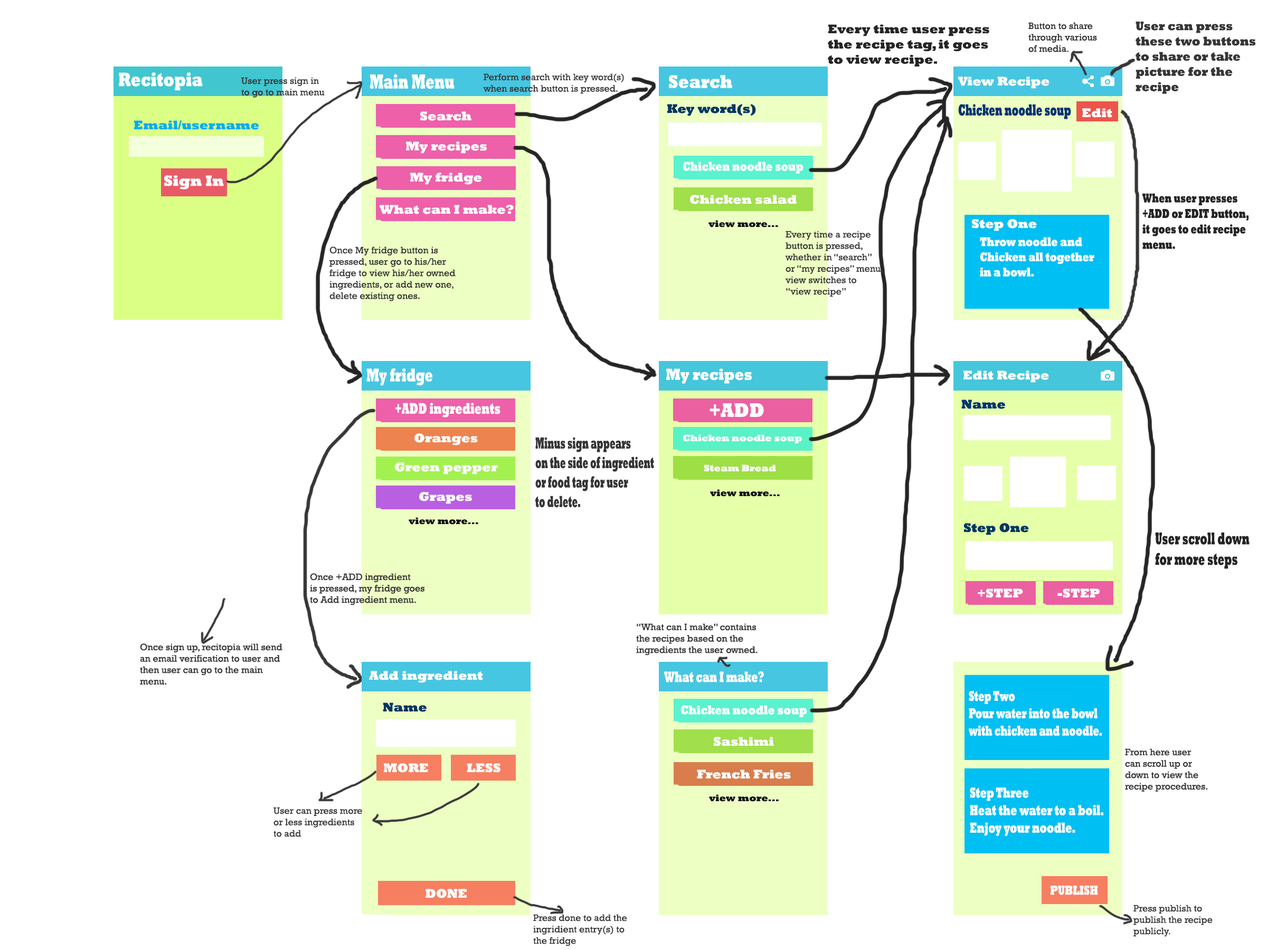
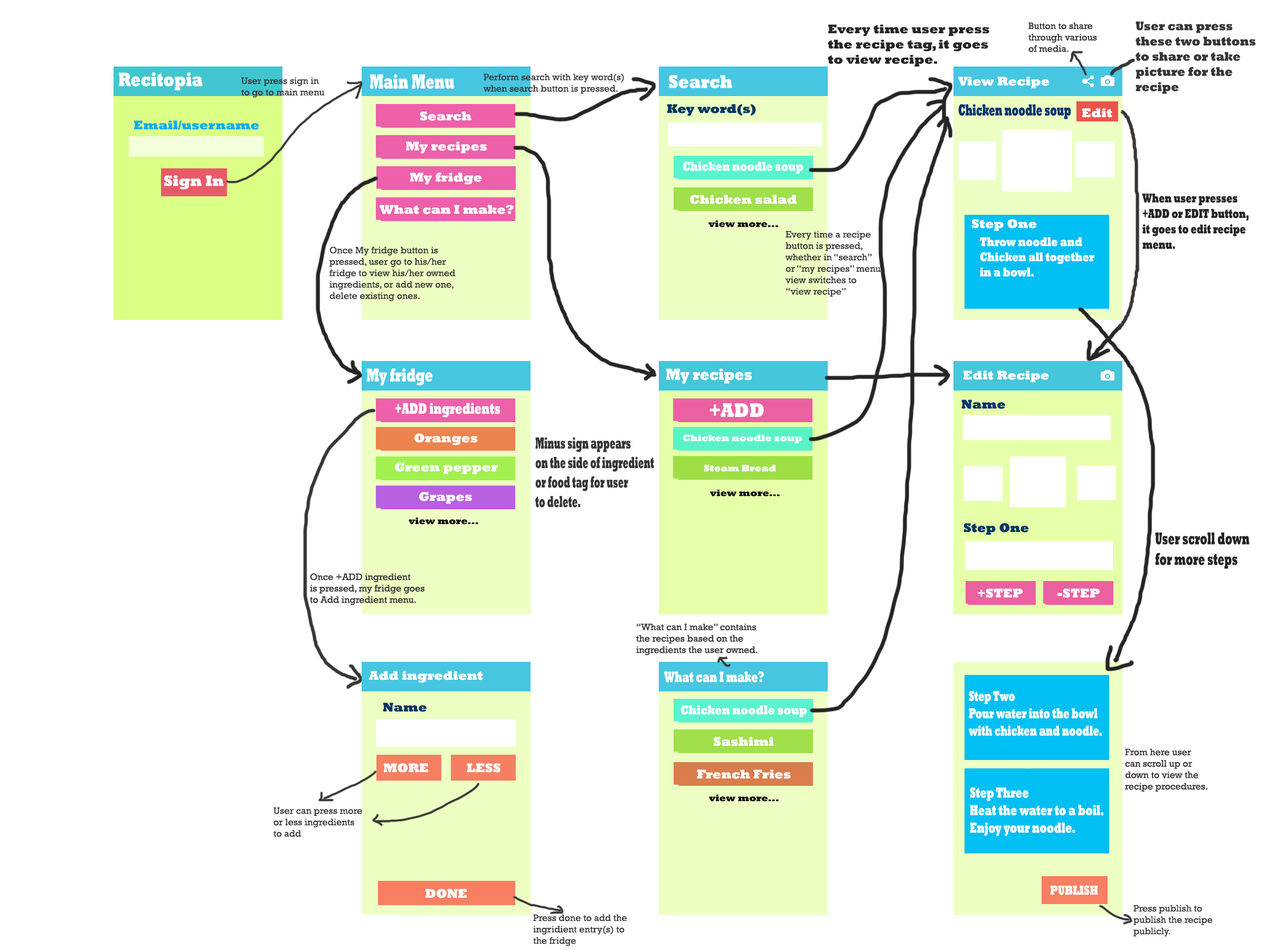
Layers edited between the first and the second (1267, 950) image:
removed layer "Once sign up, recitopia will send an email verification to user" over [139, 597, 283, 686]
